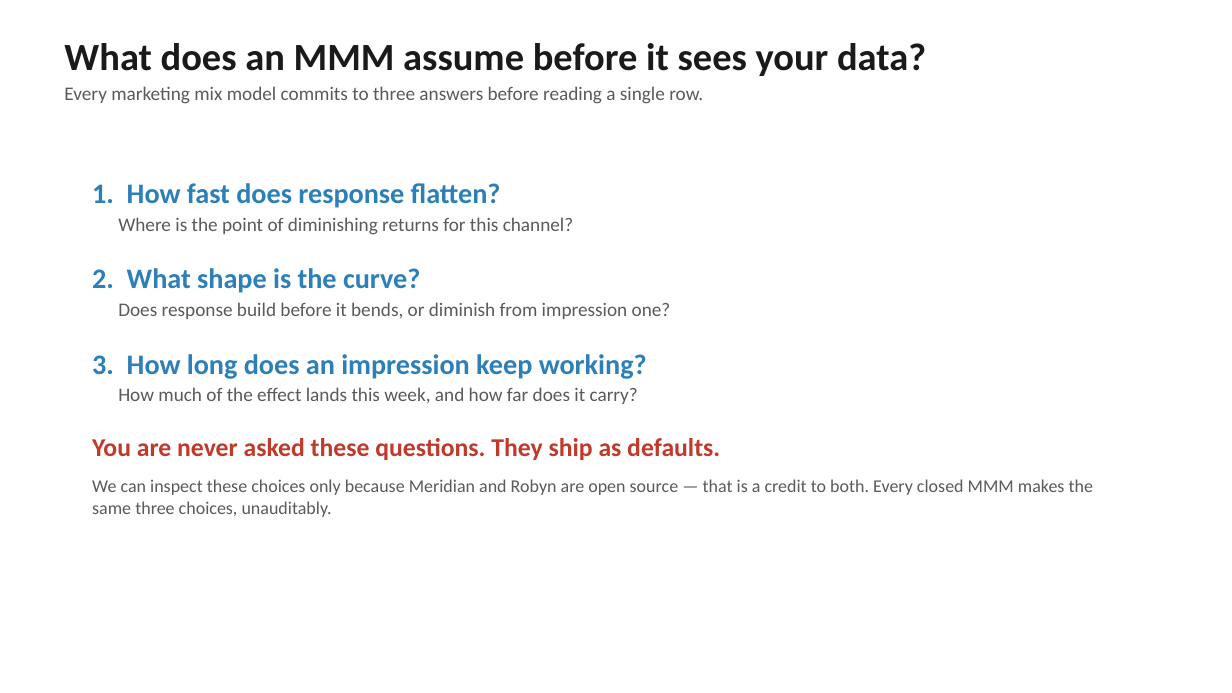
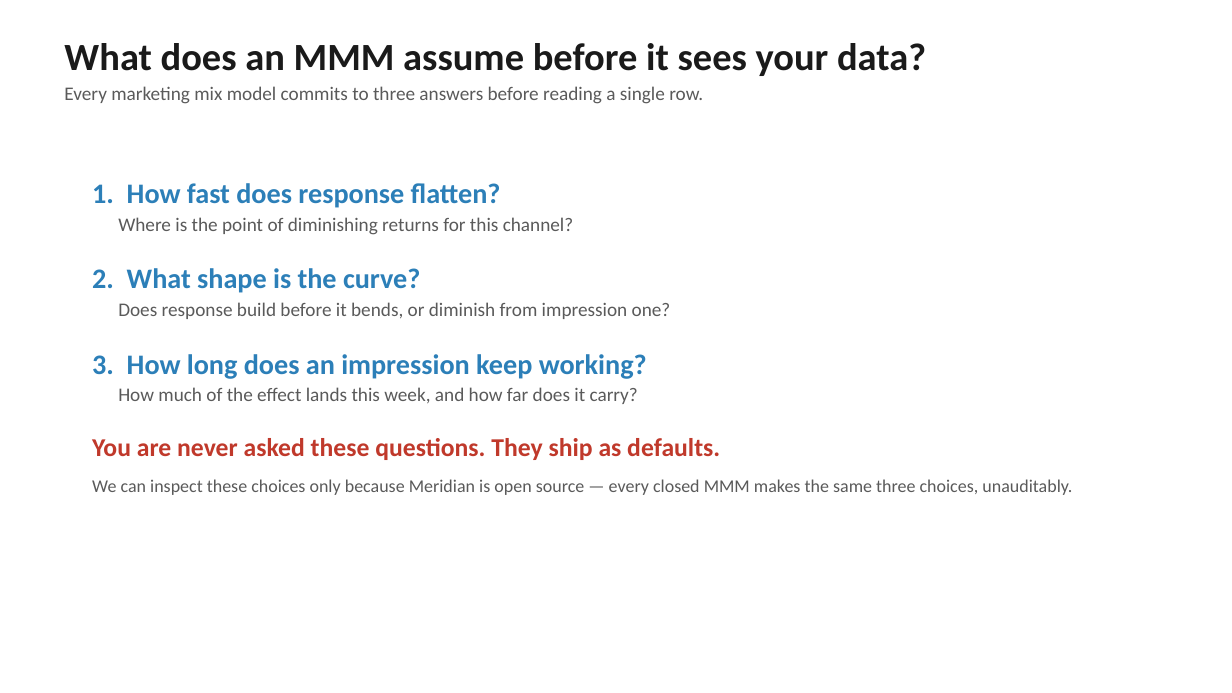
Before and after one commit to Mari1988/meridian, a slide deck: slide 1 of demo/synthetic/arf_section1_deck.pptx. Drawn at 1232x693 pixels with LibreOffice and Linux fonts; fonts in the diff are those of the drawing. Boxes give left, top, right and bottom in pixels: in the first picture for what was removed or moved away, otherwise in the second. Text is boxed around its words. In the diff, an @@ line names an element or a change of style, - is before the commit and + after.

```diff
--- a/demo/synthetic/arf_section1_deck.pptx
+++ b/demo/synthetic/arf_section1_deck.pptx
@@ text at <box>92,479,1072,495</box>: text changed @@
-We can inspect these choices only because Meridian and Robyn are open source — that is a credit to both. Every closed MMM makes the same three choices, unauditably.
+We can inspect these choices only because Meridian is open source — every closed MMM makes the same three choices, unauditably.
```
Also in this commit, not shown: 3 other slides changed, 5 slides added, 13 other files.
